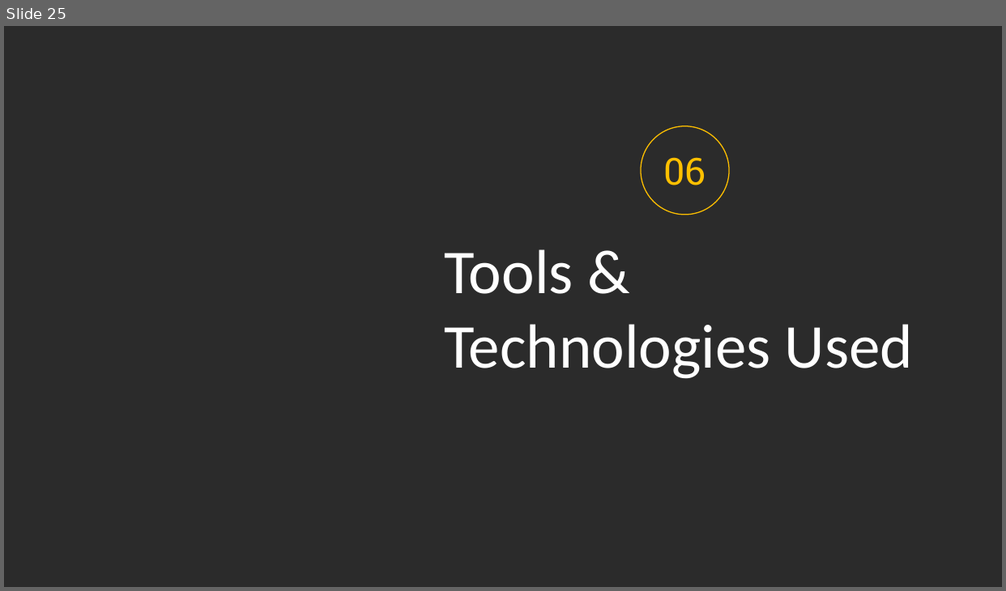
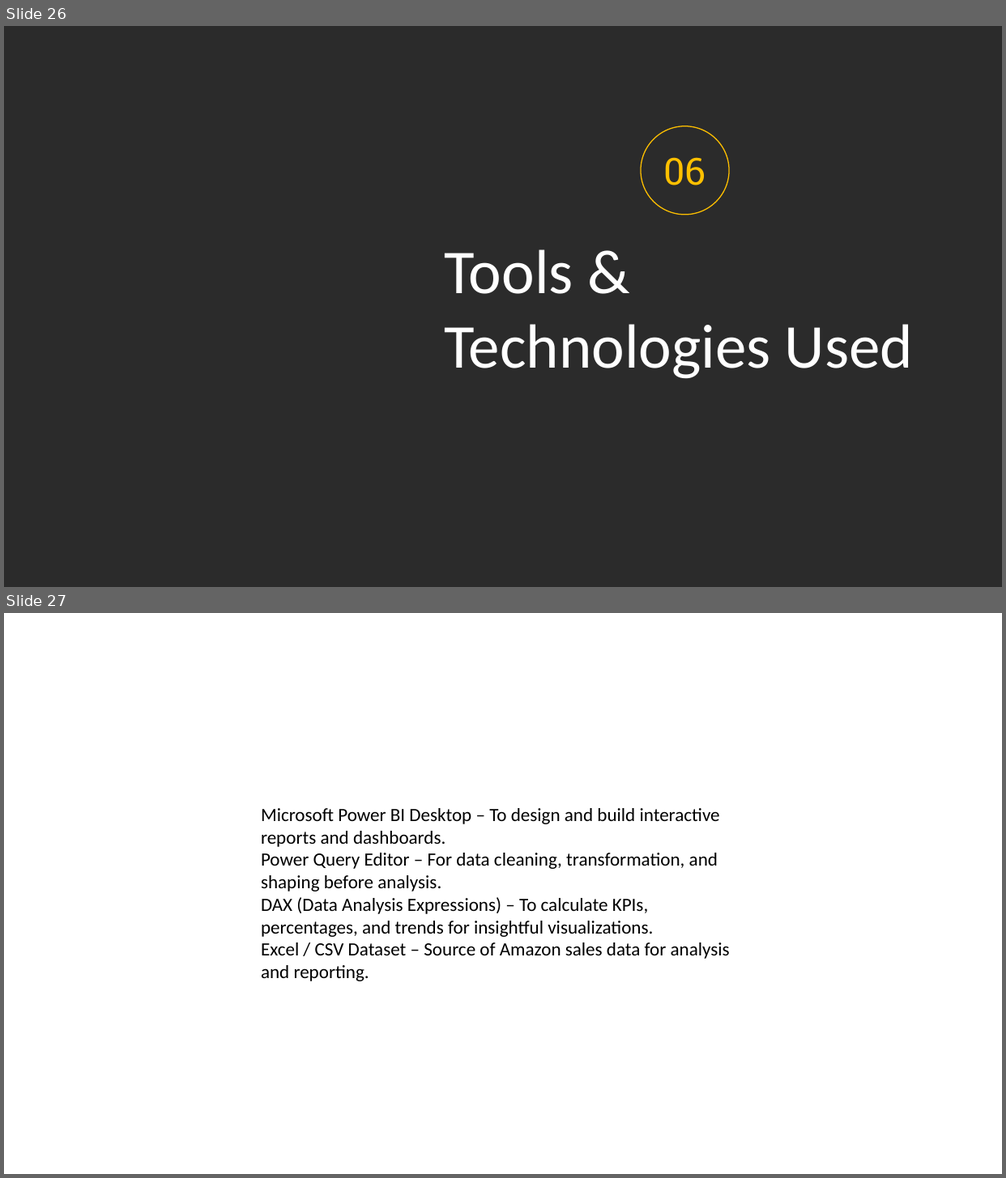
Before and after one commit to prafullwahatule/BI-Amazon-Sale-Report, a slide deck: Report/Amazon Sales Report.pptx. Shown one above the other, each under a label of ours: slide 25 before the commit, slides 26 and 27 after it. The pictures are 1006x591 and 1006x1178 pixels, drawn with LibreOffice and Linux fonts; fonts in the diff are those of the drawing; background and template pictures are left out; a plain dark background stands for a picture behind light text. Boxes give left, top, right and bottom in pixels: in the first picture for what was removed or moved away, otherwise in the second. Text is boxed around its words. In the diff, an @@ line names an element or a change of style, - is before the commit and + after.

```diff
--- a/Report/Amazon Sales Report.pptx
+++ b/Report/Amazon Sales Report.pptx
@@ slide 27 added at (4, 613, 1002, 1174), background picture (left out) @@
@@ text added at (261, 808, 730, 982), 18 pt, text #000000 @@
+Microsoft Power BI Desktop – To design and build interactive reports and dashboards.
+Power Query Editor – For data cleaning, transformation, and shaping before analysis.
+DAX (Data Analysis Expressions) – To calculate KPIs, percentages, and trends for insightful visualizations.
+Excel / CSV Dataset – Source of Amazon sales data for analysis and reporting.
@@ what was slide 25 is now slide 26 @@
```
Also in this commit, not shown: 2 slides changed, 3 other slides added, 4 slides removed.
